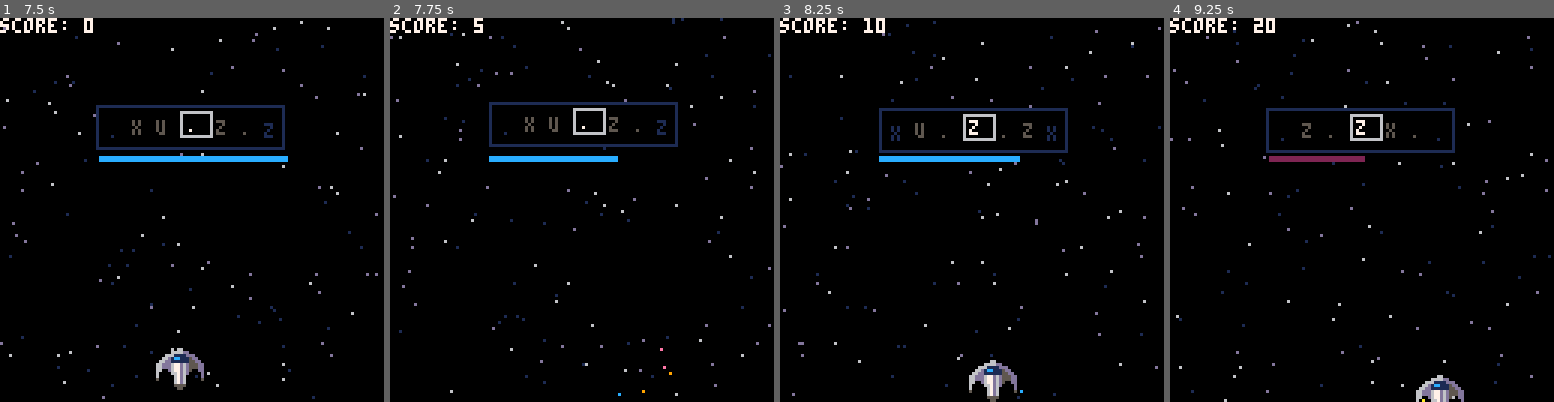
Above: before the commit, frames 1-4 (left to right).
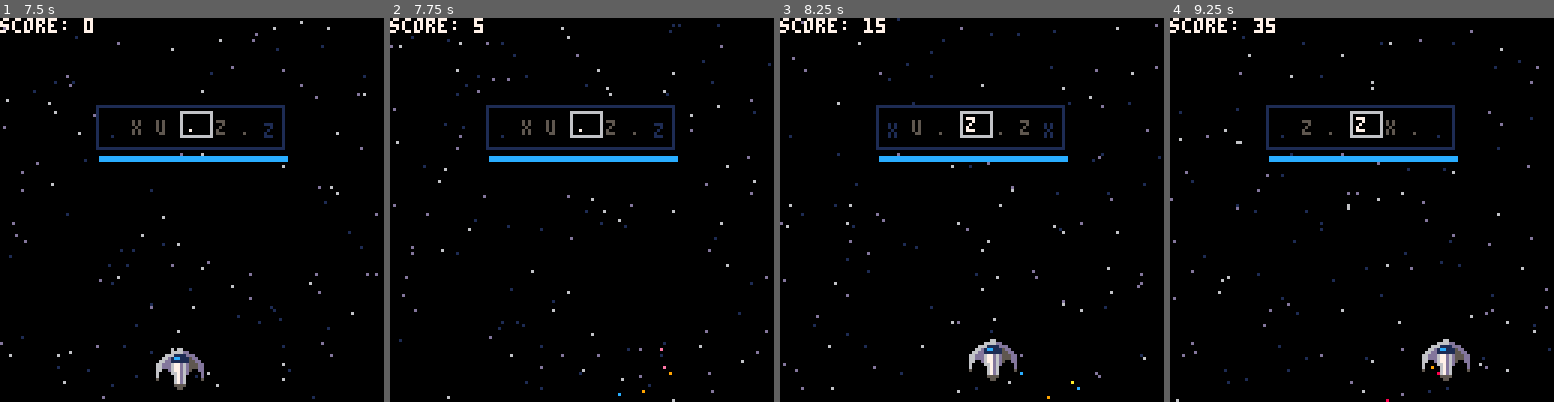
Above: after the commit, the same moments.

Repository: ryanford/EDM-Blastoff
Game: PICO-8 cartridge rhythm-game.p8
Same seed, same stepped clock (60 frames per second), same inputs: the game is played once before the commit and once after it.
Inputs:
- Up to frame 1 (7.5 s): tap X (X key) at 0.33, 1.07, 1.85, 2.97, 4.08, 5.2, 6.32, 7.43 s; tap O (Z key) at 0.7, 1.7, 2.1, 2.5, 2.9, 3.3, 3.7, 4.1, 4.5, 4.9, 5.3, 5.7, 6.1, 6.5, 6.9, 7.3 s; hold Right 1.6-2.1 s; hold Up 2.15-2.42 s; hold Right 2.47-3.03 s; hold Left 3.08-3.58 s; hold Right 4.02-4.68 s; hold Up 4.73-5.03 s; hold Left 5.08-5.68 s; hold Right 6.08-6.58 s; hold Right 6.63-7.13 s; hold Up 7.18-7.45 s
- Up to frame 2 (7.75 s): hold Right from 7.5 s (still down); tap O (Z key) at 7.7 s
- Up to frame 3 (8.25 s): release Right at 8.07 s; tap O (Z key) at 8.1 s; hold Left from 8.12 s (still down)
- Up to frame 4 (9.25 s): tap O (Z key) at 8.5, 8.9 s; tap X (X key) at 8.55 s; release Left at 8.62 s; hold Right from 9.05 s (still down)

Frame 1 is identical in both runs. In frame 2, 4.3% of the frame differs, in the area x 0-100%, y 0-100%; in frame 3, 5.6%; in frame 4, 5.6%.

Commit message:
Add invuln on restart

Diff:
--- a/rhythm-game.p8
+++ b/rhythm-game.p8
@@ -181,6 +181,7 @@
   update_time()
   if (btn(5) and timeout>1) _init()
   timeout+=dt
+  p.invuln+=60
 end
 
 function gameover_draw()
Not shown, changed: index.html
Not shown, changed: main.js
